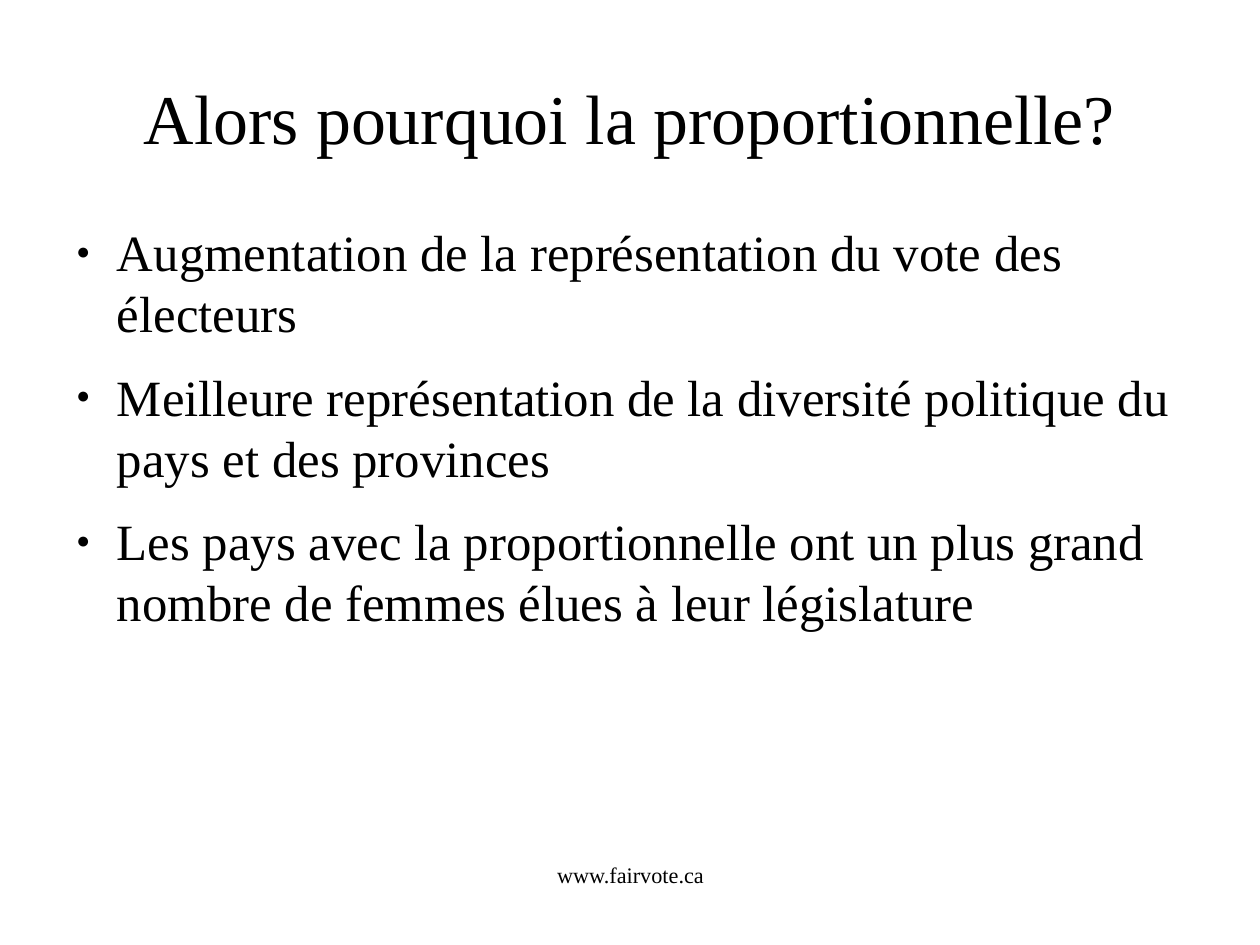
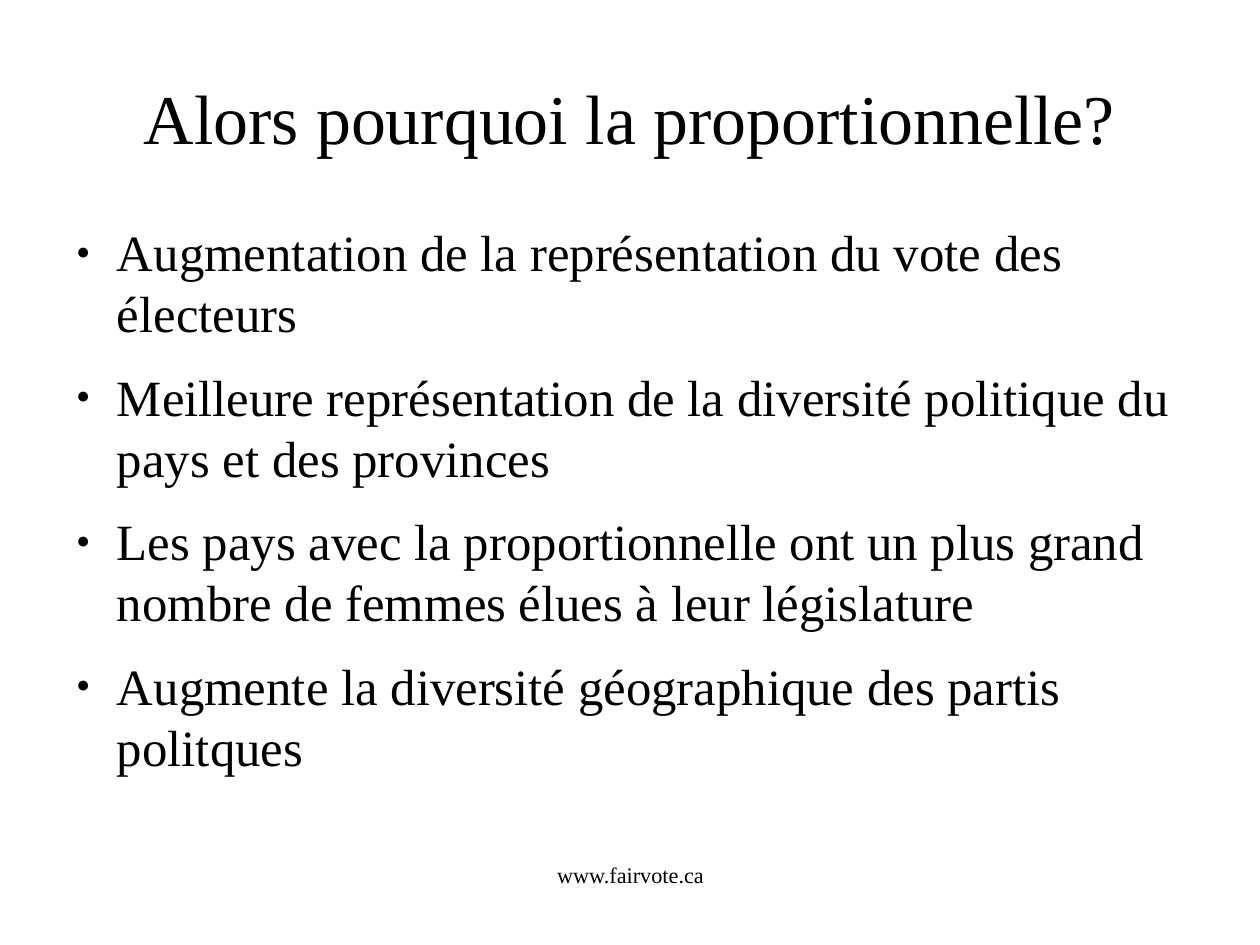
Before and after one commit to cyclingzealot/fvc_presentation, a slide deck: slide 17 of systèmesÉlectoraux.odp (slide 13 before the commit). Drawn at 1260x945 pixels with LibreOffice and Linux fonts; fonts in the diff are those of the drawing. Boxes give left, top, right and bottom in pixels: in the first picture for what was removed or moved away, otherwise in the second. Text is boxed around its words. In the diff, an @@ line names an element or a change of style, - is before the commit and + after.

```diff
--- a/systèmesÉlectoraux.odp
+++ b/systèmesÉlectoraux.odp
@@ text at [117, 669, 1061, 776]: paragraph added @@
+● Augmente la diversité géographique des partis politques
```
Also in this commit, not shown: 1 other slide changed, 8 slides added, 2 other files.
